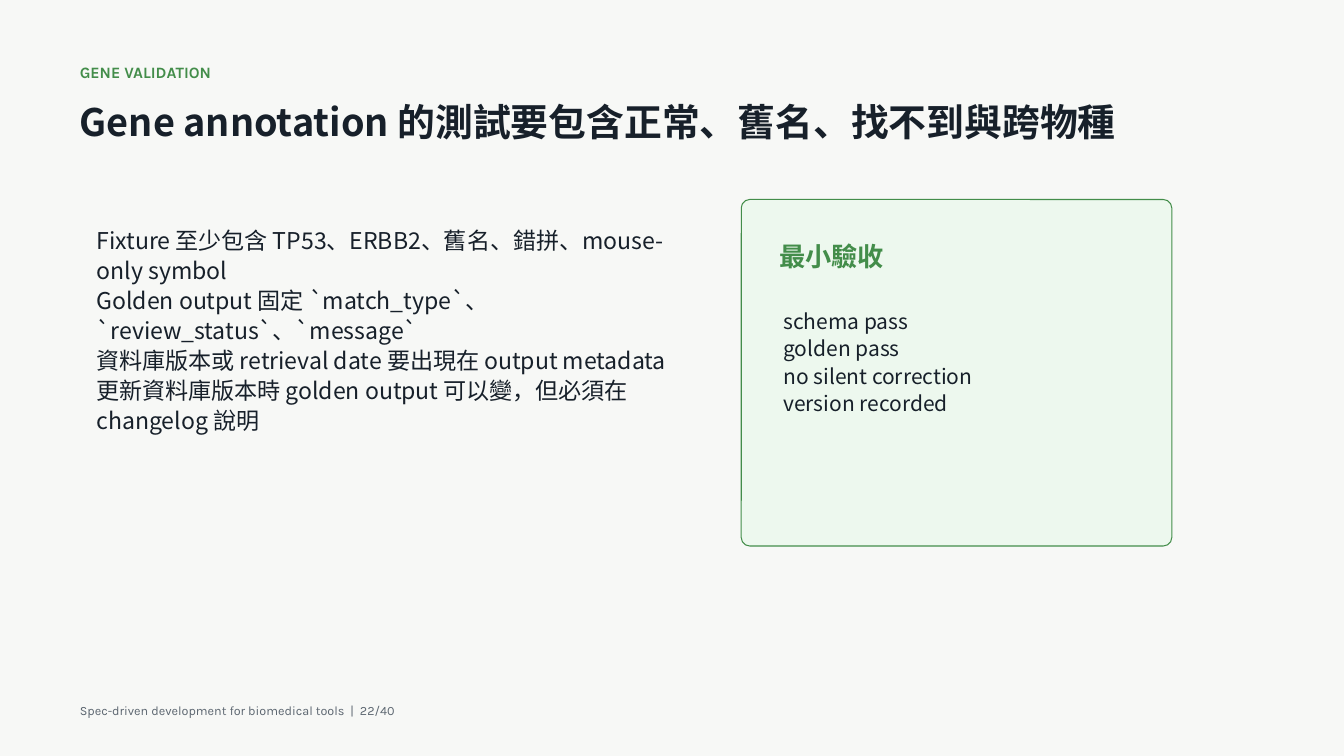
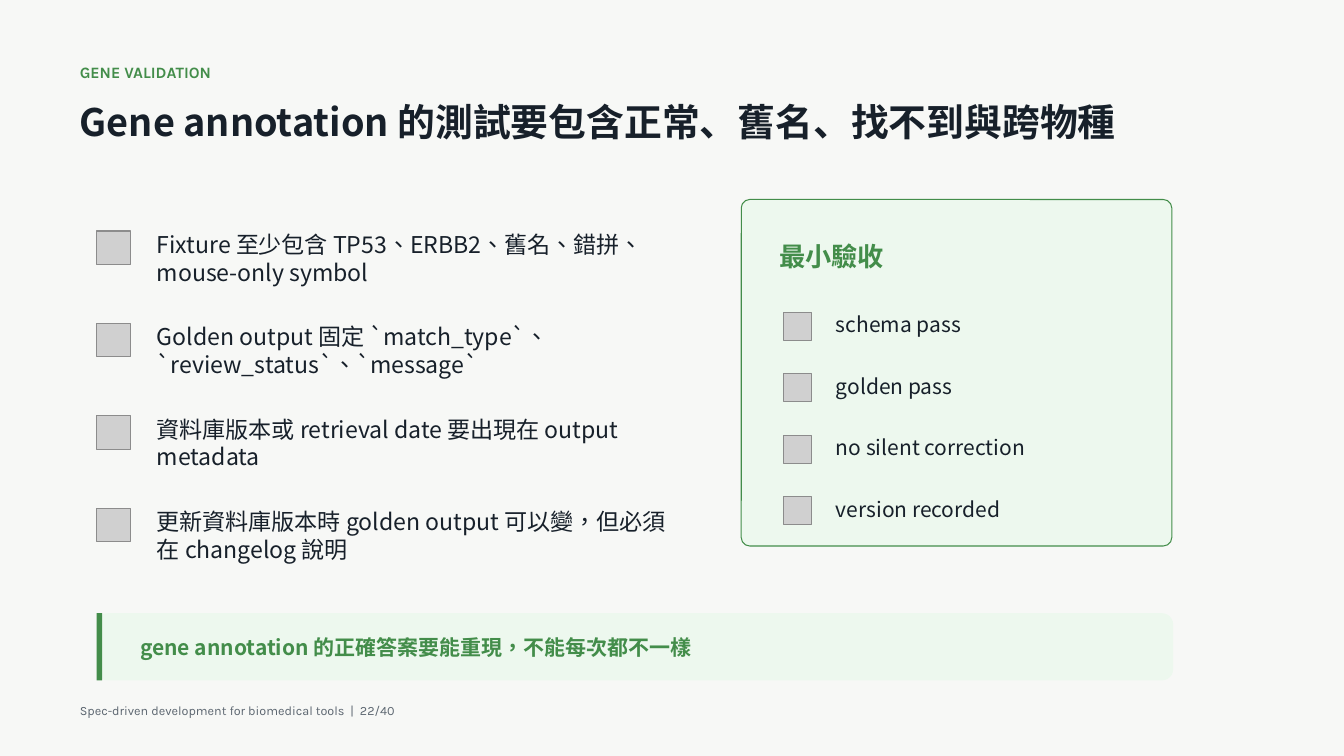
Before and after one commit to godkin1211/LLM_applications_on_BioMedicalData, a slide deck: slide 22 of slides/lesson-08-spec-driven-development-biomedical-tools.pptx. Drawn at 1344x756 pixels with LibreOffice and Linux fonts; fonts in the diff are those of the drawing; grey boxes stand for pictures. Boxes give left, top, right and bottom in pixels: in the first picture for what was removed or moved away, otherwise in the second. Text is boxed around its words. In the diff, an @@ line names an element or a change of style, - is before the commit and + after.

```diff
--- a/slides/lesson-08-spec-driven-development-biomedical-tools.pptx
+++ b/slides/lesson-08-spec-driven-development-biomedical-tools.pptx
@@ text removed at (x1=97, y1=229, x2=666, y2=435) @@
-Fixture 至少包含 TP53、ERBB2、舊名、錯拼、mouse-only symbol
-Golden output 固定 `match_type`、`review_status`、`message`
-資料庫版本或 retrieval date 要出現在 output metadata
-更新資料庫版本時 golden output 可以變，但必須在 changelog 說明
@@ picture added at (x1=97, y1=231, x2=130, y2=264) @@
@@ text added at (x1=157, y1=233, x2=642, y2=286), 16.5 pt, text #17202A @@
+Fixture 至少包含 TP53、ERBB2、舊名、錯拼、mouse-only symbol
@@ picture added at (x1=97, y1=324, x2=130, y2=357) @@
@@ text added at (x1=157, y1=325, x2=548, y2=379), 16.5 pt, text #17202A @@
+Golden output 固定 `match_type`、`review_status`、`message`
@@ text at (x1=783, y1=312, x2=908, y2=362): paragraphs removed @@
-schema pass
-golden pass
@@ picture added at (x1=784, y1=313, x2=813, y2=341) @@
@@ text added at (x1=836, y1=315, x2=961, y2=337), 15 pt, text #17202A @@
+schema pass
@@ picture added at (x1=784, y1=374, x2=813, y2=402) @@
@@ text added at (x1=836, y1=377, x2=952, y2=399), 15 pt, text #17202A @@
+golden pass
@@ picture added at (x1=97, y1=415, x2=130, y2=449) @@
@@ text added at (x1=157, y1=418, x2=619, y2=466), 16.5 pt, text #17202A @@
+資料庫版本或 retrieval date 要出現在 output metadata
@@ text at (x1=783, y1=394, x2=948, y2=412): paragraph removed @@
-version recorded
@@ picture added at (x1=784, y1=436, x2=813, y2=464) @@
@@ text "no silent correction" moved from (x1=783, y1=312, x2=972, y2=412) to (x1=836, y1=438, x2=1025, y2=456) @@
@@ text "no silent correction" at (x1=836, y1=438, x2=1025, y2=456): line spacing 1.08 to 1 @@
@@ picture added at (x1=97, y1=508, x2=130, y2=541) @@
@@ picture added at (x1=784, y1=497, x2=813, y2=525) @@
@@ text added at (x1=836, y1=500, x2=1000, y2=518), 15 pt, text #17202A @@
+version recorded
@@ text added at (x1=157, y1=510, x2=665, y2=564), 16.5 pt, text #17202A @@
+更新資料庫版本時 golden output 可以變，但必須在 changelog 說明
@@ rounded rectangle added at (x1=97, y1=613, x2=1174, y2=681), fill #EDF8EE @@
@@ rectangle added at (x1=97, y1=613, x2=103, y2=681), fill #438D4A @@
@@ text added at (x1=140, y1=637, x2=692, y2=660), 15 pt, text #438D4A, bold @@
+gene annotation 的正確答案要能重現，不能每次都不一樣
```
Also in this commit, not shown: 7 other slides changed, 1 other file.
